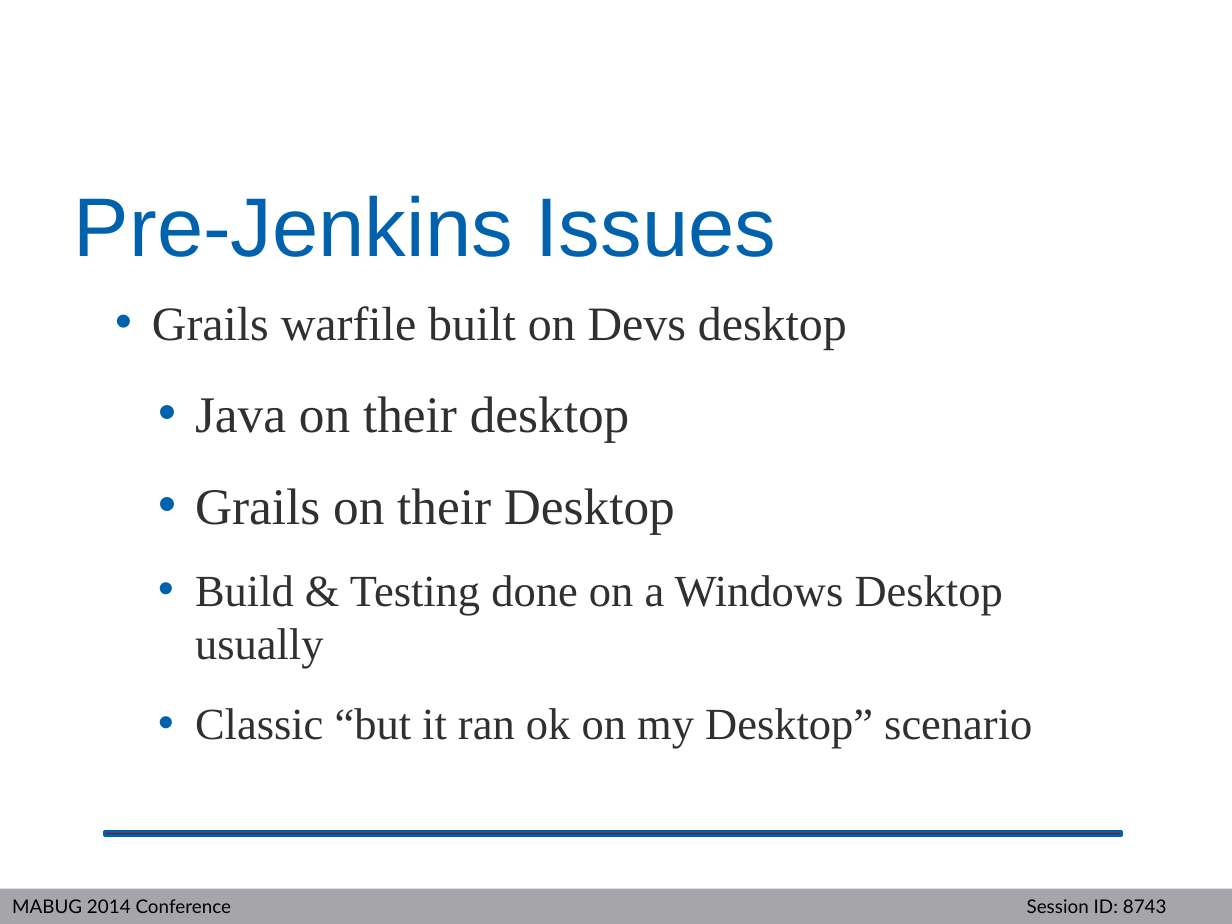
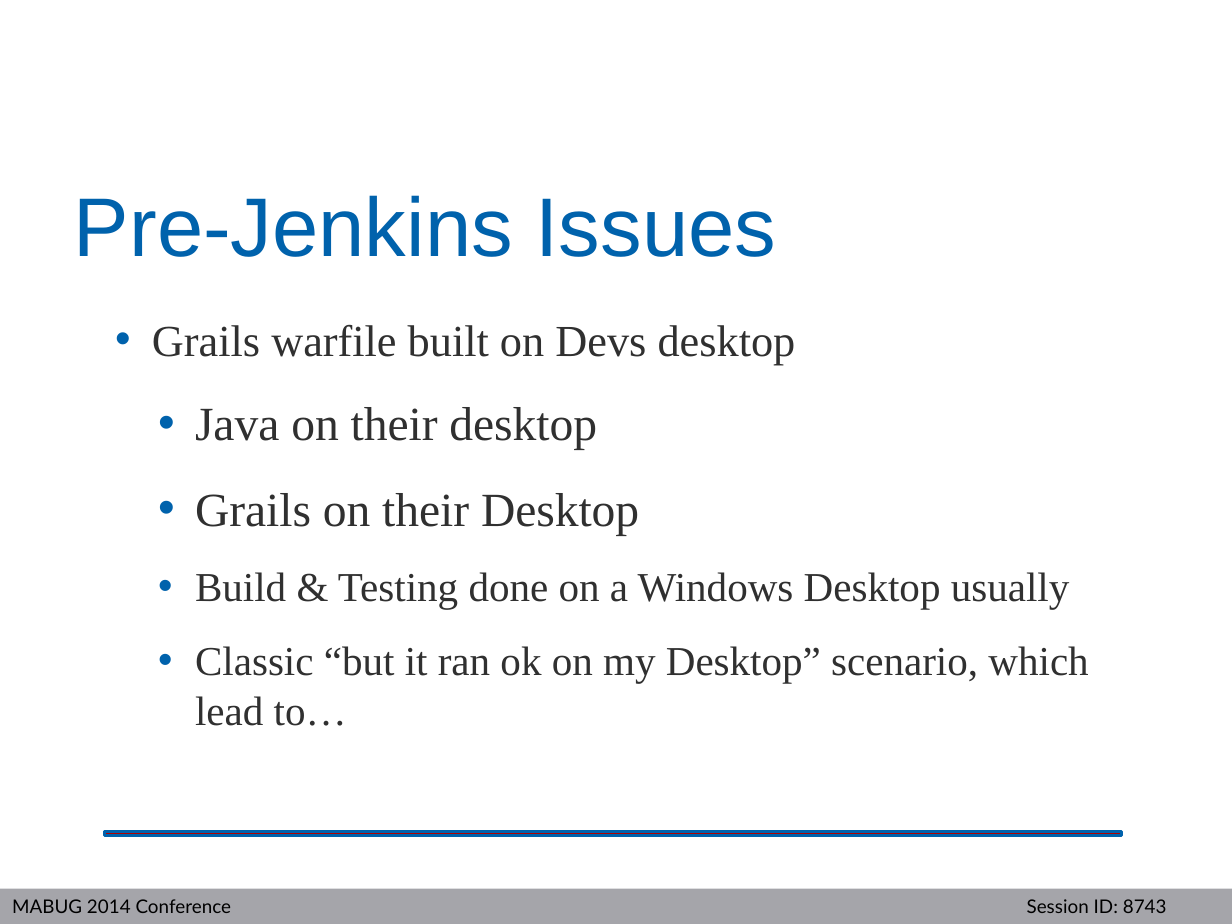
Before and after one commit to crpeck/mabug-2014, a slide deck: slide 8 of MABUG2014-8743.pptx. Drawn at 1232x924 pixels with LibreOffice and Linux fonts; fonts in the diff are those of the drawing; background and template pictures are left out. Boxes give left, top, right and bottom in pixels: in the first picture for what was removed or moved away, otherwise in the second. Text is boxed around its words. In the diff, an @@ line names an element or a change of style, - is before the commit and + after.

```diff
--- a/MABUG2014-8743.pptx
+++ b/MABUG2014-8743.pptx
@@ text at box(152, 325, 1070, 609): size 28 to 25.9 pt in "Grails warfile built on Devs desktop"; size 30 to 27.8 pt in "Java on their desktop", "Grails on their Desktop"; size 26 to 24.1 pt in "Build & Testing done on a Windows ..."; less space between paragraphs @@
@@ text at box(195, 646, 1088, 726): text changed; size 26 to 24.1 pt @@
-  • Classic “but it ran ok on my Desktop” scenario
+  • Classic “but it ran ok on my Desktop” scenario, which lead to…
```
Also in this commit, not shown: 10 other slides changed, 1 slide added.
